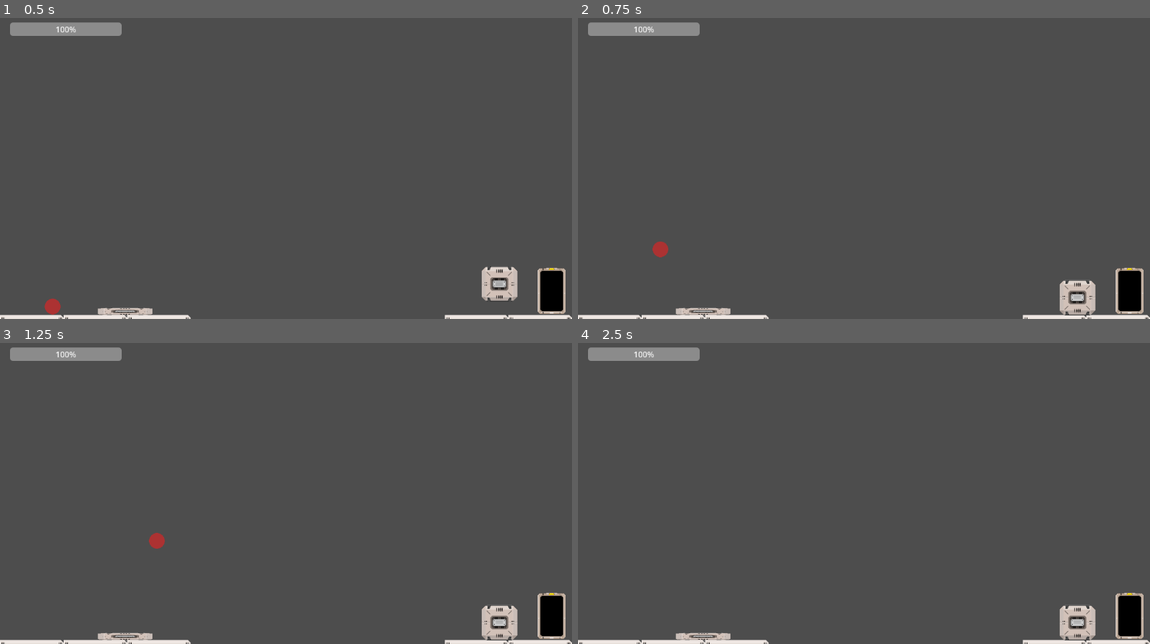
Above: before the commit, frames 1-4 (two rows, left to right).
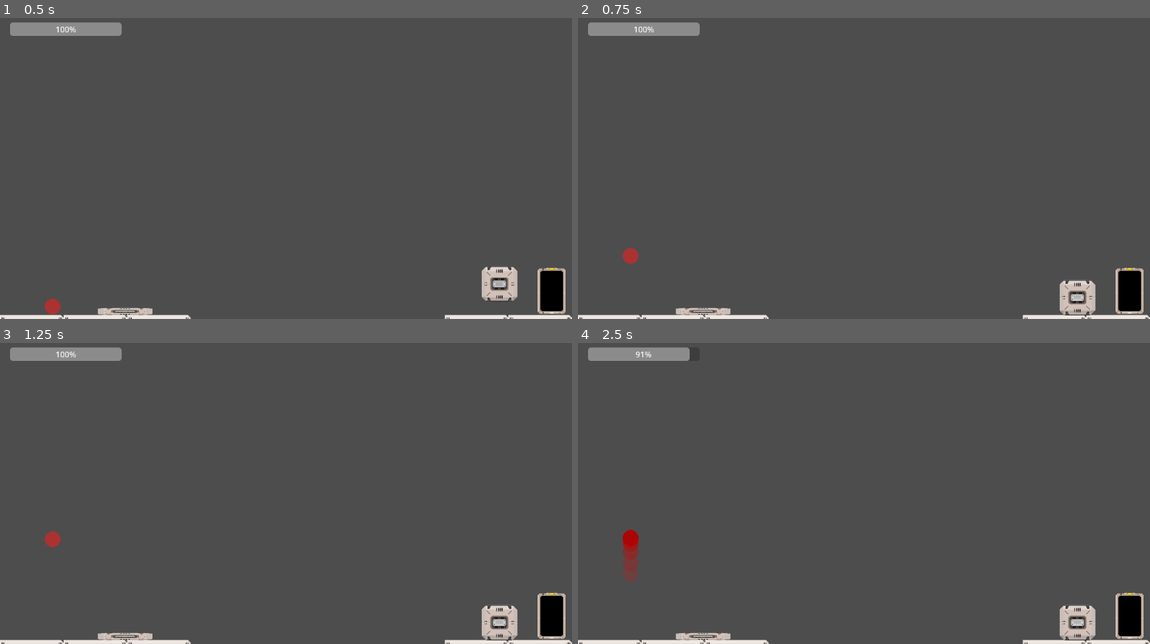
Above: after the commit, the same moments.

Repository: Insiderto/TimeFreeze_godot
Game: Godot game, scene res://scenes/chapter_1/Round_1.tscn
The game is run twice, just before and just after one commit, with the same random seed, the same clock (stepped at 60 frames per second) and the same inputs.
Inputs:
- Up to frame 1 (0.5 s): no input
- Up to frame 2 (0.75 s): tap Enter (ui_accept) at 0.5, 0.6 s; hold Right (ui_right) from 0.53 s (still down); hold Space (jump, bound only after the commit) from 0.53 s (still down)
- Up to frame 3 (1.25 s): keep holding Right (ui_right); keep holding Space (jump, bound only after the commit)
- Up to frame 4 (2.5 s): release Space (jump, bound only after the commit) at 1.28 s; tap Space (jump, bound only after the commit) at 1.35, 1.52, 1.82, 2.3 s; tap Enter (ui_accept) at 1.55 s; release Right (ui_right) at 2.03 s; hold Left (ui_left) from 2.03 s (still down); hold Shift (freeze_time, bound only after the commit) from 2.03 s (still down)

Frame 1 is identical in both runs. In frame 2, 0.2% of the frame differs, in the area x 7-16%, y 74-82%; in frame 3, 0.2%; in frame 4, 0.5%, in the area x 7-22%, y 1-80%.

Commit message:
added jump_buffer

Diff:
--- a/Prefabs/player.tscn
+++ b/Prefabs/player.tscn
@@ -9,8 +9,9 @@
 [sub_resource type="Gradient" id="Gradient_o5rjk"]
 colors = PackedColorArray(1, 0, 0, 1, 1, 1, 1, 0)
 
+[sub_resource type="CapsuleShape2D" id="CapsuleShape2D_vgiuk"]
+
 [node name="Player" type="CharacterBody2D"]
-position = Vector2(119, 294)
 collision_mask = 14
 script = ExtResource("1_qfbib")
 
@@ -25,3 +26,9 @@
 texture = ExtResource("2_nd8hh")
 gravity = Vector2(0, 0)
 color_ramp = SubResource("Gradient_o5rjk")
+
+[node name="Area2D" type="Area2D" parent="."]
+
+[node name="CollisionShape2D" type="CollisionShape2D" parent="Area2D"]
+position = Vector2(17, 0)
+shape = SubResource("CapsuleShape2D_vgiuk")
--- a/project.godot
+++ b/project.godot
@@ -19,12 +19,33 @@
 
 freeze_time={
 "deadzone": 0.5,
-"events": [Object(InputEventKey,"resource_local_to_scene":fa …(140 unchanged characters)… d":false,"keycode":0,"physical_keycode":81,"key_label":0,"unicode":113,"echo":false,"script":null)
+"events": [Object(InputEventKey,"resource_local_to_scene":fa …(140 unchanged characters)… d":false,"keycode":0,"physical_keycode":4194325,"key_label":0,"unicode":0,"echo":false,"script":null)
 ]
 }
 restart_game={
 "deadzone": 0.5,
 "events": [Object(InputEventKey,"resource_local_to_scene":false,"resource_name":"","device":-1,"window_id":0,"alt_pressed":false,"shift_pressed":false,"ctrl_pressed":false,"meta_pressed":false,"pressed":false,"keycode":0,"physical_keycode":82,"key_label":0,"unicode":114,"echo":false,"script":null)
+]
+}
+move_left={
+"deadzone": 0.5,
+"events": [Object(InputEventKey,"resource_local_to_scene":false,"resource_name":"","device":-1,"window_id":0,"alt_pressed":false,"shift_pressed":false,"ctrl_pressed":false,"meta_pressed":false,"pressed":false,"keycode":0,"physical_keycode":65,"key_label":0,"unicode":97,"echo":false,"script":null)
+]
+}
+move_right={
+"deadzone": 0.5,
+"events": [Object(InputEventKey,"resource_local_to_scene":false,"resource_name":"","device":-1,"window_id":0,"alt_pressed":false,"shift_pressed":false,"ctrl_pressed":false,"meta_pressed":false,"pressed":false,"keycode":0,"physical_keycode":68,"key_label":0,"unicode":100,"echo":false,"script":null)
+]
+}
+jump={
+"deadzone": 0.5,
+"events": [Object(InputEventKey,"resource_local_to_scene":false,"resource_name":"","device":-1,"window_id":0,"alt_pressed":false,"shift_pressed":false,"ctrl_pressed":false,"meta_pressed":false,"pressed":false,"keycode":0,"physical_keycode":32,"key_label":0,"unicode":32,"echo":false,"script":null)
+, Object(InputEventKey,"resource_local_to_scene":false,"resource_name":"","device":-1,"window_id":0,"alt_pressed":false,"shift_pressed":false,"ctrl_pressed":false,"meta_pressed":false,"pressed":false,"keycode":0,"physical_keycode":87,"key_label":0,"unicode":119,"echo":false,"script":null)
+]
+}
+move_down={
+"deadzone": 0.5,
+"events": [Object(InputEventKey,"resource_local_to_scene":false,"resource_name":"","device":-1,"window_id":0,"alt_pressed":false,"shift_pressed":false,"ctrl_pressed":false,"meta_pressed":false,"pressed":false,"keycode":0,"physical_keycode":83,"key_label":0,"unicode":115,"echo":false,"script":null)
 ]
 }
 
--- a/scenes/chapter_1/door_switcher.gd
+++ b/scenes/chapter_1/door_switcher.gd
@@ -1,14 +1,4 @@
 extends Area2D
-
-
-# Called when the node enters the scene tree for the first time.
-func _ready():
-	pass # Replace with function body.
-
-
-# Called every frame. 'delta' is the elapsed time since the previous frame.
-func _process(delta):
-	pass
 
 
 func _on_body_entered(body):
--- a/scenes/chapter_1/round1_door.gd
+++ b/scenes/chapter_1/round1_door.gd
@@ -1,14 +1,4 @@
 extends Area2D
-
-
-# Called when the node enters the scene tree for the first time.
-func _ready():
-	pass # Replace with function body.
-
-
-# Called every frame. 'delta' is the elapsed time since the previous frame.
-func _process(delta):
-	pass
 
 func _on_body_entered(body: Node2D):
 	get_tree().change_scene_to_file("res://scenes/chapter_1/Round_2.tscn")
--- a/scripts/Player.gd
+++ b/scripts/Player.gd
@@ -3,21 +3,26 @@
 @export var SPEED = 300.0  # Нормальная скорость персонажа
 @export var JUMP_VELOCITY = -600.0  # Скорость прыжка
 @export var coyote_time = 0.2 # Длительность "coyote time" в секундах
+@export var jump_buffer_time = 0.1 # Длительность "jump buffer" в секундах
 @onready var particles = $CPUParticles2D
 @onready var progressBar = $"../CanvasLayer/ProgressBar"
 
 var normal_gravity = ProjectSettings.get_setting("physics/2d/default_gravity")  # Нормальная гравитация
 
 var coyote_time_timer = 0.0 # Таймер для отслеживания "coyote time"
-var last_time_scale = 1.0
+var jump_buffer_timer = 0.0 # Таймер для "jump buffer"
+var last_time_scale = 1.0 # предыдущий TimeScale
+
+# Ресурсы
 var energy = 100;
-
 
 func _ready():
 	Engine.time_scale = 1
 	progressBar.value = energy
 
 func _input(event):
+	if event.is_action_pressed("jump"):
+		jump_buffer_timer = jump_buffer_time
 	if event.is_action_pressed("freeze_time") && energy > 0:
 		Engine.time_scale = 0.05
 	if event.is_action_released("freeze_time"):
@@ -44,7 +49,6 @@
 		last_time_scale = Engine.time_scale
 
 func handle_jump(delta: float, jump_velocity: float, gravity: float):
-	# Обновляем таймер времени кайота
 	if is_on_floor():
 		coyote_time_timer = coyote_time
 	else:
@@ -53,15 +57,18 @@
 	if not is_on_floor():
 		velocity.y += gravity * delta
 	else:
-		coyote_time_timer = coyote_time  # Сбрасываем таймер при касании земли
+		coyote_time_timer = coyote_time
 
-	# Проверяем условие для прыжка с учетом времени кайота
-	if Input.is_action_just_pressed("ui_accept") and coyote_time_timer > 0:
+	if jump_buffer_timer > 0:
+		jump_buffer_timer -= delta
+
+	if (Input.is_action_just_pressed("jump") or jump_buffer_timer > 0) and coyote_time_timer > 0:
 		velocity.y = jump_velocity
-		coyote_time_timer = 0  # Сброс таймера после прыжка
+		coyote_time_timer = 0
+		jump_buffer_timer = 0
 
 func handle_movement(speed: float):
-	var direction = Input.get_axis("ui_left", "ui_right")
+	var direction = Input.get_axis("move_left", "move_right")
 	velocity.x = direction * speed
 
 
@@ -74,26 +81,37 @@
 	update_energy(adjusted_delta)
 	control_effects()
 	fix_time_scale()
+
+	handle_movement(adjusted_speed)
 	handle_jump(adjusted_delta, adjusted_jump_velocity, adjusted_gravity)
-	handle_movement(adjusted_speed)
 
 	move_and_slide()
 	handle_collisions(adjusted_speed)
 
 	last_time_scale = Engine.time_scale
 
-
-func handle_collisions(speed):
+func handle_collisions(speed: float):
 	for i in get_slide_collision_count():
 		var c = get_slide_collision(i)
+
 		if c.get_collider() is RigidBody2D:
 			var collider = c.get_collider() as RigidBody2D
+
 			var push_normal = -c.get_normal();
 			var push_force = (speed / 200);
 			var push_angle = rad_to_deg(push_normal.angle_to(Vector2.UP))
+
 			if  abs(0 - abs(push_angle)) < 2:
 				push_force *= 11
 
 			if abs(180 - push_angle) < 2:
-				push_force = 3
+				push_force = 2
 			collider.apply_central_impulse(push_normal * push_force)
+
+func handle_wall_jump(jump_velocity: float):
+	if is_on_wall_only() && !is_on_floor():
+		var last_wall_collision = get_last_slide_collision()
+		var wall_normal = last_wall_collision.get_normal()
+		if Input.is_action_just_pressed("jump"):
+			velocity.y = jump_velocity * 0.75
+			velocity.x = wall_normal.x * jump_velocity
Not shown: 1 places in Prefabs/platform.tscn that only renumber resources
Not shown: 1 places in Prefabs/player.tscn that only renumber resources
Not shown, added: scenes/Rou33C1.tmp
Not shown, added: scenes/Rou66CA.tmp
Not shown, added: scenes/RouE6CA.tmp
